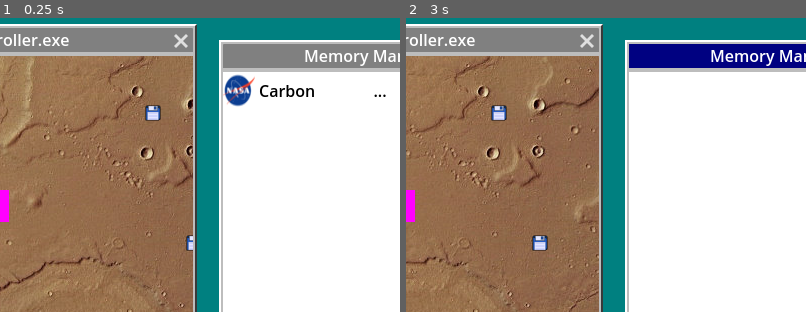
Above: before the commit, frames 1-2 (left to right).
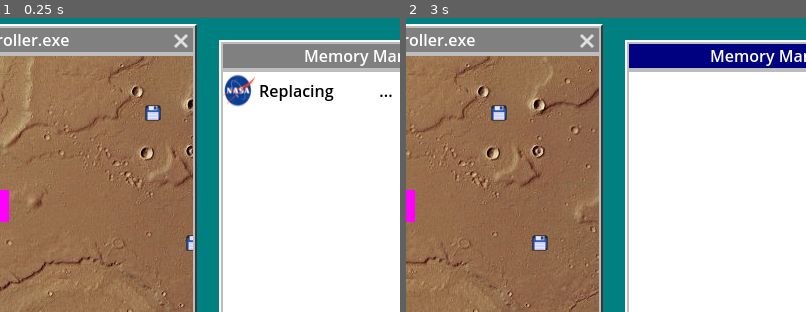
Above: after the commit, the same moments.

Repository: jerrutledge/Mars-Roverflow
Game: Godot game, scene res://scenes/Desktop.tscn
The game is run twice, just before and just after one commit, with the same random seed, the same clock (stepped at 60 frames per second) and the same inputs.
Inputs (mouse positions are % of the whole screen's width and height, from its top left):
- Up to frame 1 (0.25 s): no input
- Up to frame 2 (3 s): click "RoverController.exe" at 0.5 s; click "Memory Manager" at 1.25 s; click "Options" at 2 s; move the mouse to (72, 44) at 2.77 s; hold D (rover_right) from 2.78 s (still down); hold Backspace (delete) from 2.78 s (still down); click (72, 44) at 2.92 s
The pictures show only the part of the screen within x 32-82%, y 0-50%; the shares and areas given below are measured in that part.

The runs differ from the first frame. In frame 1, 0.5% of the frame differs, in the area x 65-98%, y 22-29%; in frame 2, nothing differs.

Commit message:
adjusted 'carbon' probability

Diff:
--- a/src/mem_item.gd
+++ b/src/mem_item.gd
@@ -18,7 +18,7 @@
 func _ready():
 	if data == "":
 		var element_index = -1
-		if (randi() %3 > 0 and (not is_virus)):
+		if (randi() %7 > 2 and (not is_virus)):
 			contains_element = true
 			element_index = randi() % 14
 
